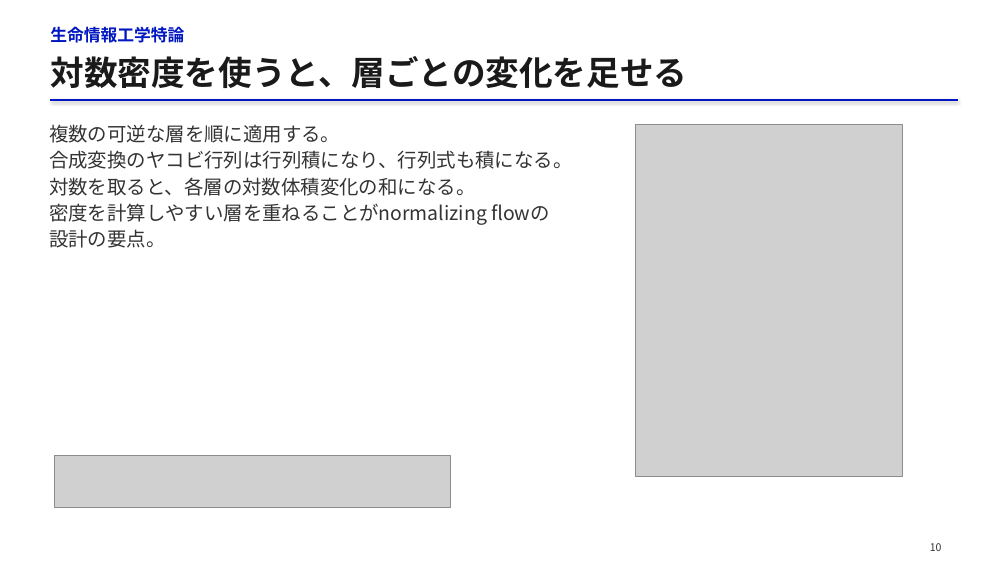
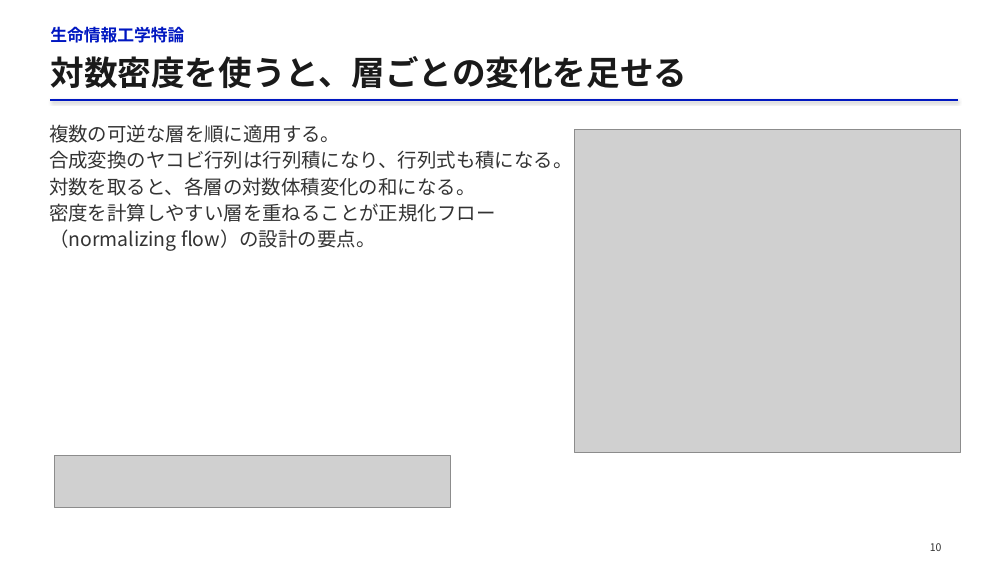
Before and after one commit to matsunagalab/lecture_bioinfo, a slide deck: slide 10 of 13_構造集団を生成するAI/13_構造集団を生成するAI.pptx. Drawn at 1008x567 pixels with LibreOffice and Linux fonts; fonts in the diff are those of the drawing; grey boxes stand for pictures. Boxes give left, top, right and bottom in pixels: in the first picture for what was removed or moved away, otherwise in the second. Text is boxed around its words. In the diff, an @@ line names an element or a change of style, - is before the commit and + after.

```diff
--- a/13_構造集団を生成するAI/13_構造集団を生成するAI.pptx
+++ b/13_構造集団を生成するAI/13_構造集団を生成するAI.pptx
@@ picture: place and size @@
-picture at [636,125,903,476]
+picture at [575,130,960,453]
@@ text at [49,203,495,251]: text changed @@
-密度を計算しやすい層を重ねることがnormalizing flowの設計の要点。
+密度を計算しやすい層を重ねることが正規化フロー（normalizing flow）の設計の要点。
```
Also in this commit, not shown: 12 other slides changed, 10 slides added, 10 slides removed, 2 other files.
